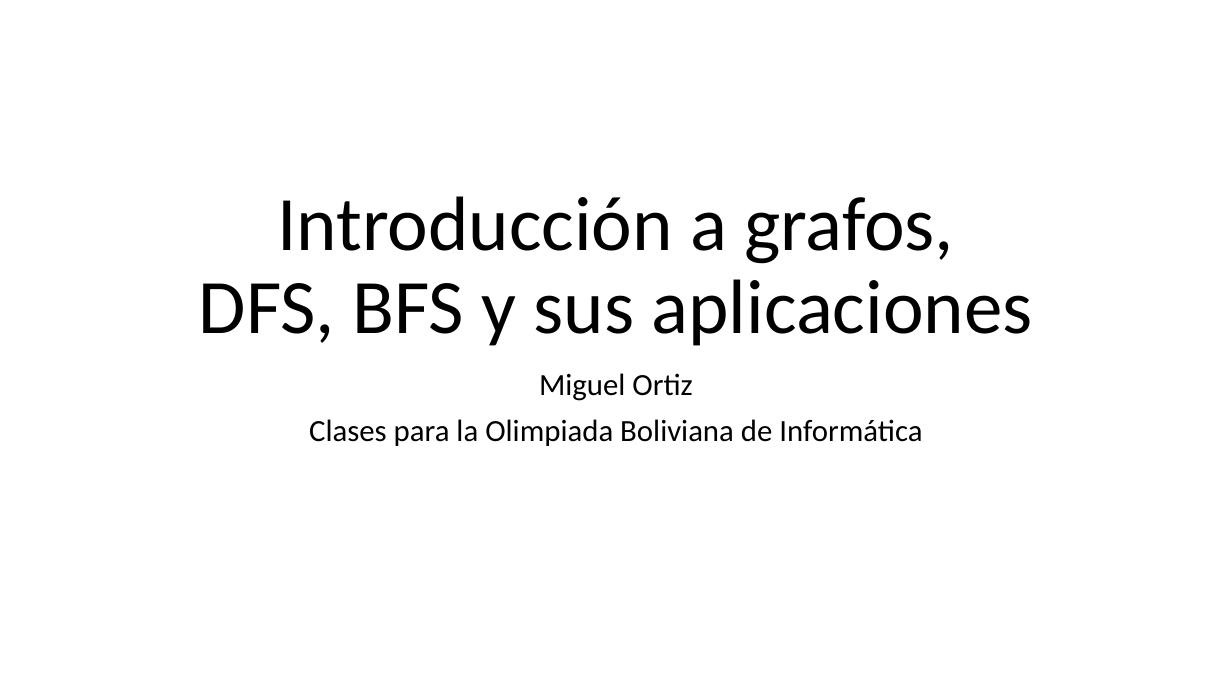
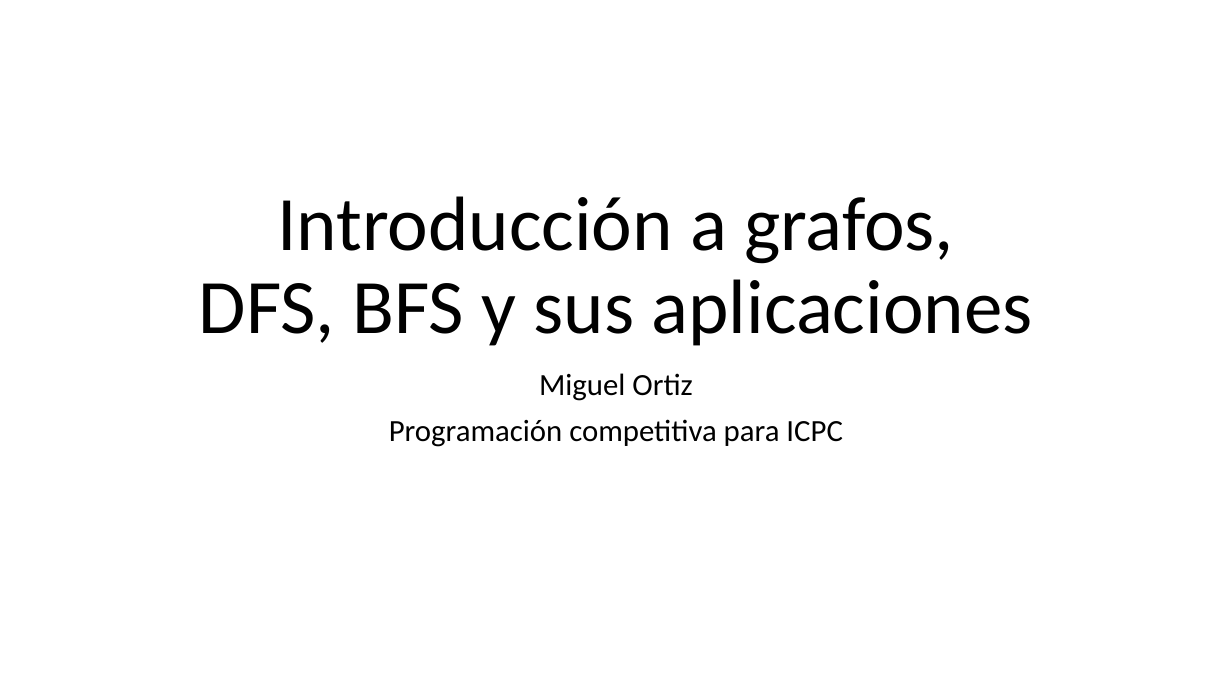
Before and after one commit to MickyOR/clases-ICPC-UATF2023, a slide deck: slide 1 of DFS y BFS.pptx. Drawn at 1232x693 pixels with LibreOffice and Linux fonts; fonts in the diff are those of the drawing. Boxes give left, top, right and bottom in pixels: in the first picture for what was removed or moved away, otherwise in the second. Text is boxed around its words. In the diff, an @@ line names an element or a change of style, - is before the commit and + after.

```diff
--- a/DFS y BFS.pptx
+++ b/DFS y BFS.pptx
@@ subtitle at bbox=[389, 419, 842, 447]: text changed @@
-Clases para la Olimpiada Boliviana de Informática
+Programación competitiva para ICPC
```
Also in this commit, not shown: 1 other slide changed, 3 other files.
